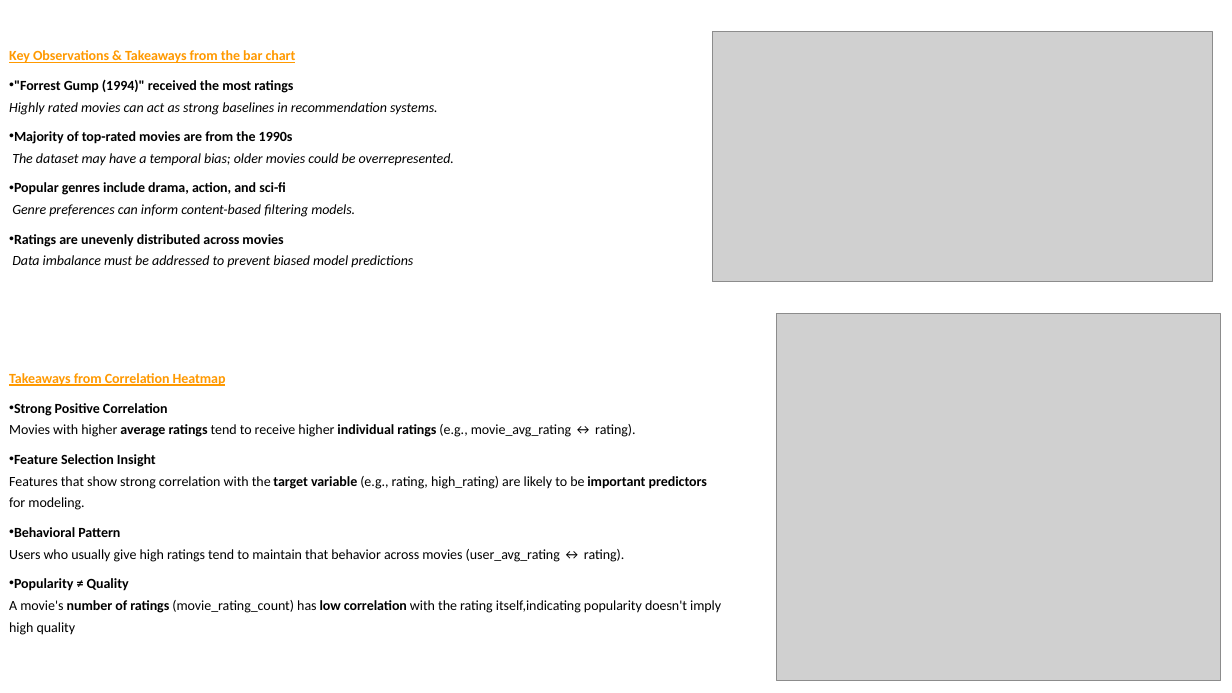
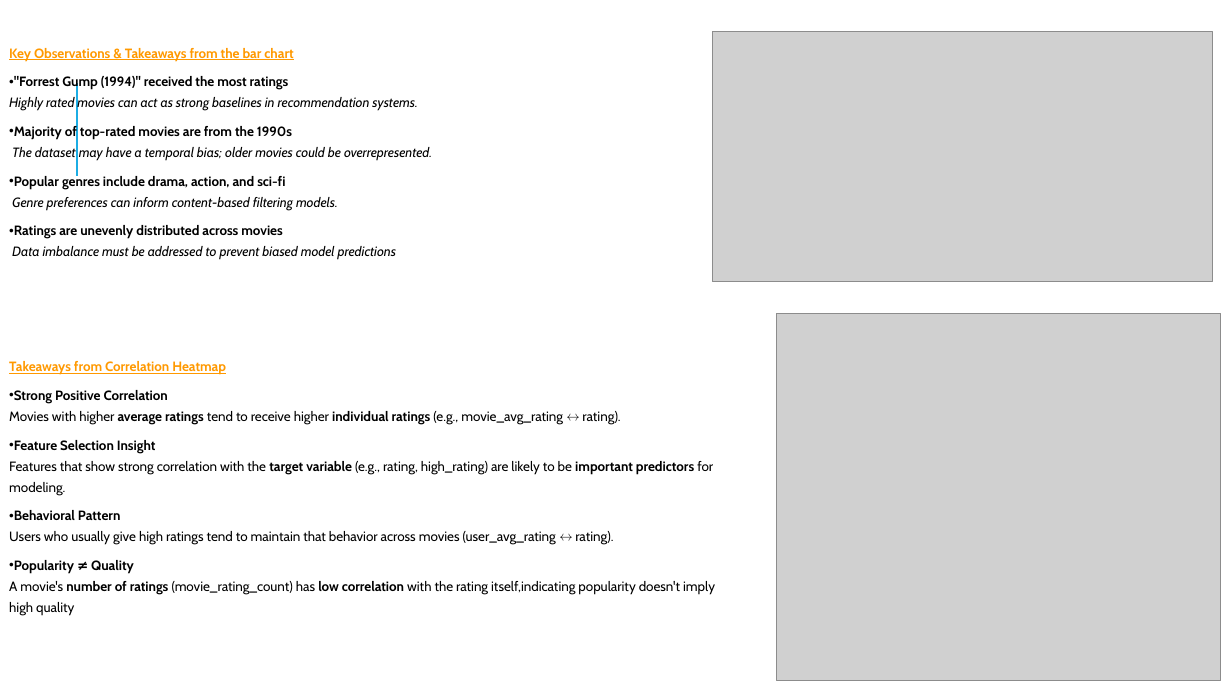
Before and after one commit to H-Rumenya/Group_2_P4_Project, a slide deck: slide 8 of Non-Technical Presentation.pptx (slide 7 before the commit). Drawn at 1232x693 pixels with LibreOffice and Linux fonts; fonts in the diff are those of the drawing; grey boxes stand for pictures. Boxes give left, top, right and bottom in pixels: in the first picture for what was removed or moved away, otherwise in the second. Text is boxed around its words. In the diff, an @@ line names an element or a change of style, - is before the commit and + after.

```diff
--- a/Non-Technical Presentation.pptx
+++ b/Non-Technical Presentation.pptx
@@ text "Key Observations & Takeaways from ..." at [9,48,715,616]: size 10.8 to 10.5 pt, font Calibri to Cabin @@
@@ line added from (77, 176) to (77, 83), #1CADE4 1.5 pt @@
```
Also in this commit, not shown: 6 other slides changed, 1 slide added.
